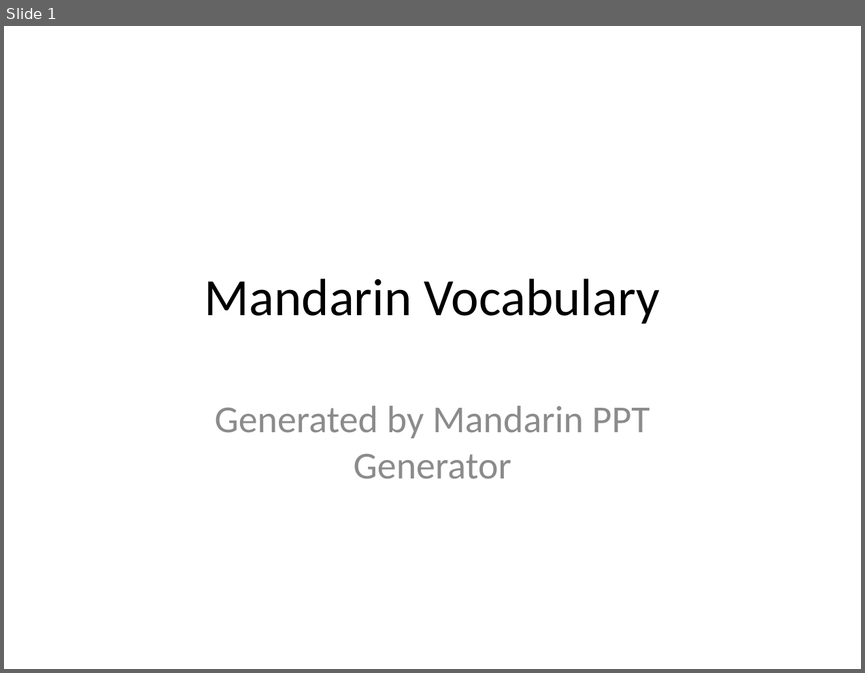
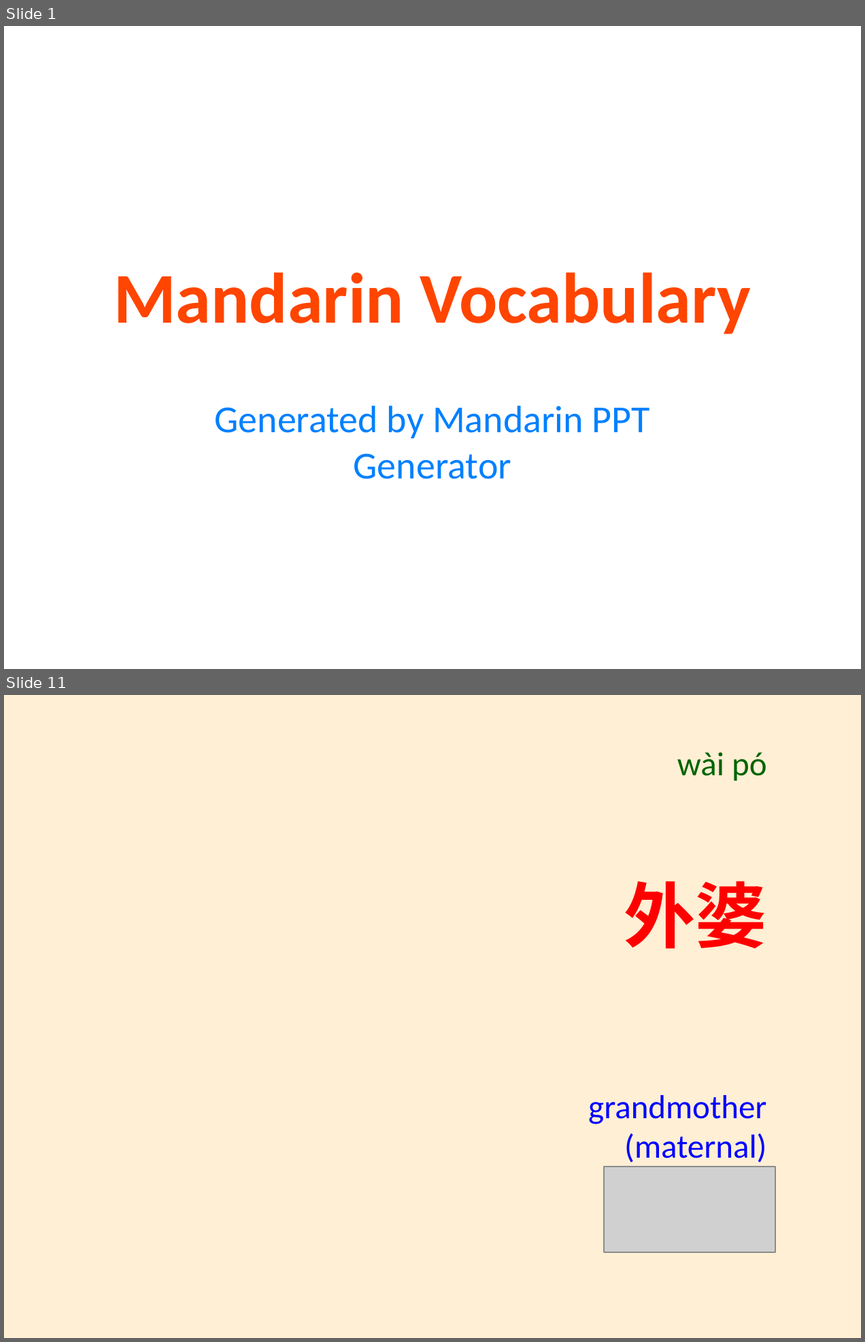
Before and after one commit to t1anzn/Mandarin-PPT-Generator, a slide deck: Mandarin_Vocabulary_PPT.pptx. Shown one above the other, each under a label of ours: slide 1 before the commit, slides 1 and 11 after it; the slides between them are not shown. The pictures are 865x673 and 865x1342 pixels, drawn with LibreOffice and Linux fonts; fonts in the diff are those of the drawing; grey boxes stand for pictures. Boxes give left, top, right and bottom in pixels: in the first picture for what was removed or moved away, otherwise in the second. Text is boxed around its words. In the diff, an @@ line names an element or a change of style, - is before the commit and + after.

```diff
--- a/Mandarin_Vocabulary_PPT.pptx
+++ b/Mandarin_Vocabulary_PPT.pptx
@@ slide 11 added at [4, 695, 861, 1338], background #FFEFD5 @@
@@ text added at [677, 752, 767, 781], 28 pt, text #006400 @@
+wài pó
@@ text added at [624, 881, 767, 949], 60 pt, text #FF0000, bold @@
+外婆
@@ text added at [588, 1095, 766, 1162], 28 pt, text #0000FF @@
+grandmother (maternal)
@@ picture added at [604, 1166, 775, 1252] @@
@@ slide 1 changed as well @@
@@ title "Mandarin Vocabulary" at [113, 272, 751, 334]: size 44 to 60 pt, text colour #000000 to #FF4500, bold on @@
@@ subtitle "Generated by Mandarin PPT Generator" at [215, 405, 650, 479]: text colour #8C8C8C to #0080FF @@
```
Also in this commit, not shown: 14 other slides added, 3 slides removed, 22 other files.
